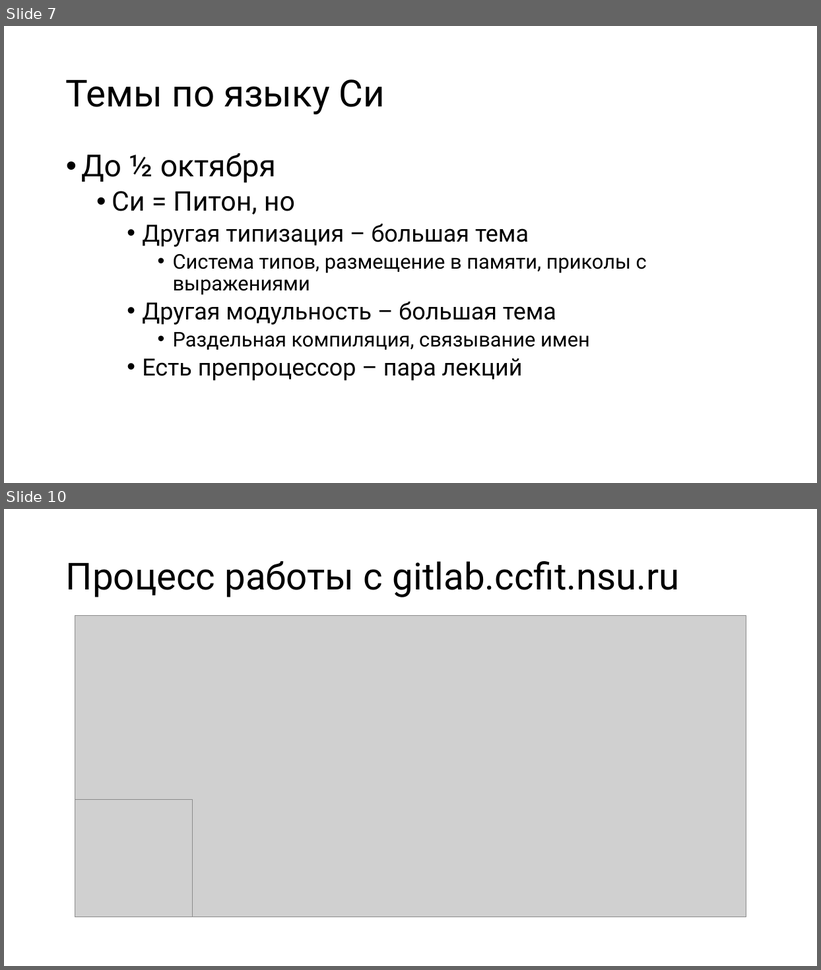
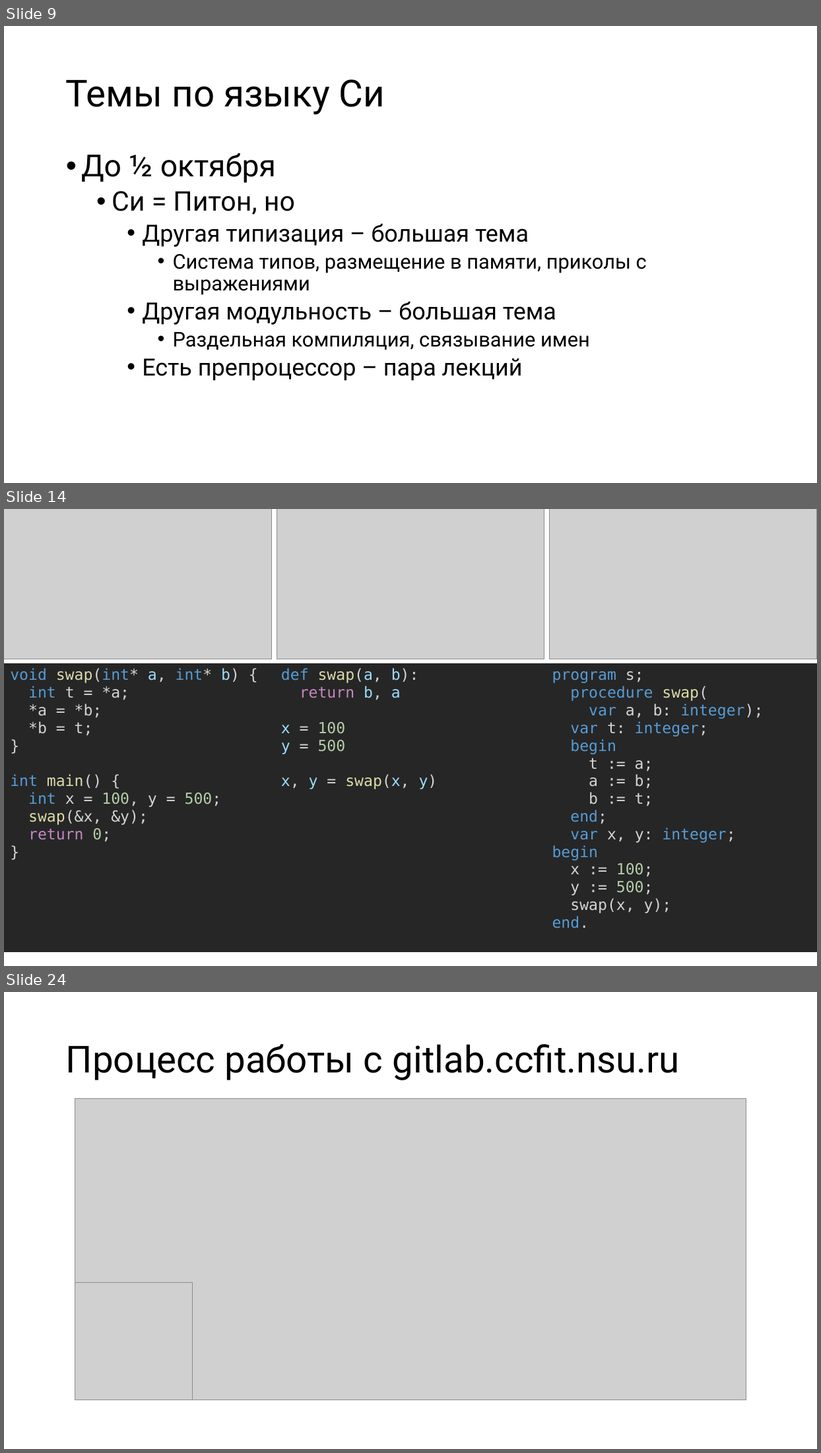
Before and after one commit to Evgueni-Petrov-aka-espetrov/Algorithms-and-Programming-in-C-pptx, a slide deck: 00 План-капкан до весны.pptx. Shown one above the other, each under a label of ours: slides 7 and 10 before the commit, slides 9, 14 and 24 after it; the slides between them are not shown. The pictures are 821x970 and 821x1453 pixels, drawn with LibreOffice and Linux fonts; fonts in the diff are those of the drawing; grey boxes stand for pictures. Boxes give left, top, right and bottom in pixels: in the first picture for what was removed or moved away, otherwise in the second. Text is boxed around its words. In the diff, an @@ line names an element or a change of style, - is before the commit and + after.

```diff
--- a/00 План-капкан до весны.pptx
+++ b/00 План-капкан до весны.pptx
@@ slide 14 added at (x1=4, y1=509, x2=817, y2=966), background #FFFFFF @@
@@ picture added at (x1=4, y1=509, x2=272, y2=659) @@
@@ picture added at (x1=277, y1=509, x2=545, y2=659) @@
@@ picture added at (x1=550, y1=509, x2=817, y2=659) @@
@@ table added at (x1=4, y1=663, x2=816, y2=962), 1 rows, 3 columns @@
+void swap(int* a, int* b) { / int t = *a; / *a = *b; / *b = t; / } / int main() { / int x = 100, y = 500; / swap(&x, &y); / return 0; / } | def swap(a, b): / return b, a / x = 100 / y = 500 / x, y = swap(x, y) | program s; / procedure swap( / var a, b: integer); / var t: integer; / begin / t := a; / a := b; / b := t; / end; / var x, y: integer; / begin / x := 100; / y := 500; / swap(x, y); / end.
@@ what was slide 7 is now slide 9 @@
@@ what was slide 10 is now slide 24 @@
```
Also in this commit, not shown: 4 slides changed, 13 other slides added.
